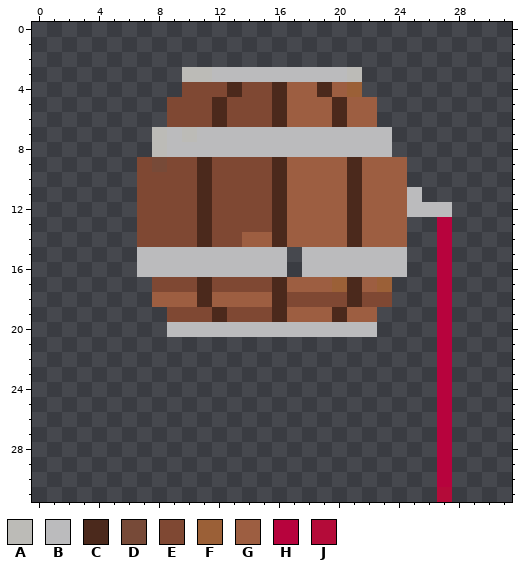
One commit to this pixel-art sprite: traits/heads/barrelsmall2.png. This is how it looked before the edit.
The file is 32x32 pixels. Colours within 5 levels of each other are drawn and written as one.
Palette (. is transparent): A #bcbbb7  B #bbbbbd  C #4b291c  D #774a38  E #7f4833  F #9b6037  G #9d5e41  H #b7033d  J #b40b39
After:
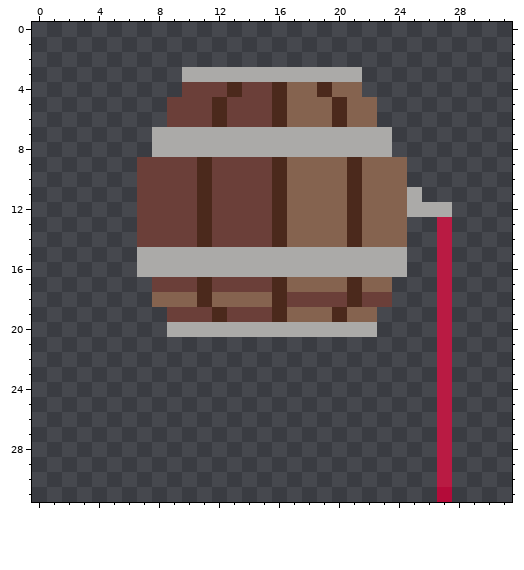
The edit:
{"colour":"B","old":"#bbbbbd","new":"#abaaa8"}
{"colour":"E","old":"#7f4833","new":"#6b3f39"}
{"colour":"G","old":"#9d5e41","new":"#85634f"}
{"colour":"H","old":"#b7033d","new":"#b91b43"}
{"y":3,"x":10,"old":"AA","new":"BB"}
{"y":3,"x":21,"old":"A","new":"B"}
{"y":4,"x":21,"old":"F","new":"G"}
{"y":7,"x":8,"old":"A","new":"B"}
{"y":7,"x":10,"old":"A","new":"B"}
{"y":8,"x":8,"old":"A","new":"B"}
{"y":9,"x":8,"old":"D","new":"E"}
{"y":14,"x":14,"old":"GG","new":"EE"}
{"y":15,"x":17,"old":".","new":"B"}
{"y":16,"x":17,"old":".","new":"B"}
{"y":17,"x":20,"old":"F","new":"G"}
{"y":17,"x":23,"old":"F","new":"G"}
{"label":"changed","picture_box":[137,67,452,487]}
